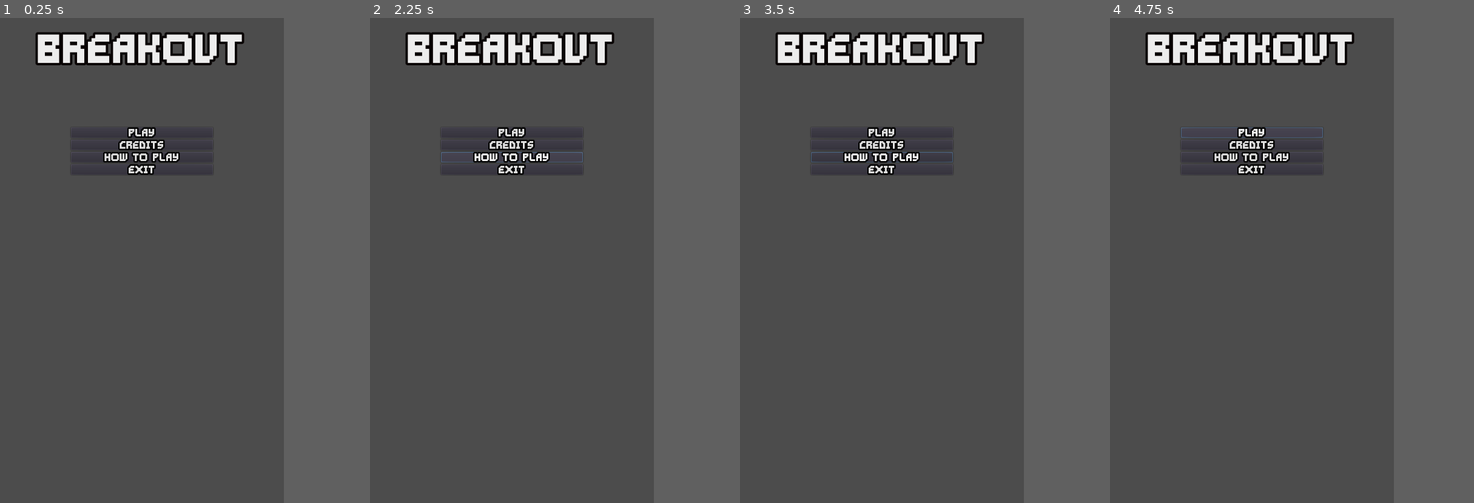
Above: before the commit, frames 1-4 (left to right).
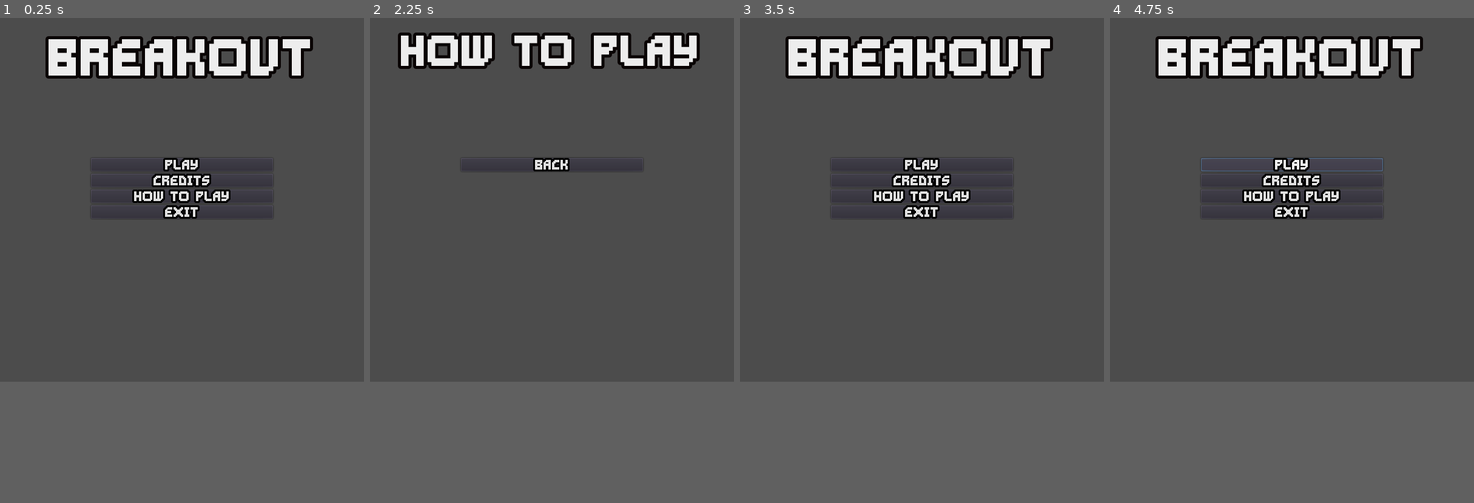
Above: after the commit, the same moments.

Repository: AlphaGuilty/CDT_Breakout
Game: Godot game, scene res://Scene/Main_Menu.tscn
The game is run twice, just before and just after one commit, with the same random seed, the same clock (stepped at 60 frames per second) and the same inputs.
Inputs (mouse positions are in pixels of both pictures, inside the frame that each line leads up to):
- Up to frame 1 (0.25 s): no input
- Up to frame 2 (2.25 s): click "Credits" at 0.5 s; click (519, 245) at 1.25 s, where only the run after the commit has a clickable "Back"; click "How to play" at 2 s
- Up to frame 3 (3.5 s): click (881, 212) at 2.75 s, where only the run after the commit has a clickable "Back"
- Up to frame 4 (4.75 s): click "Play" at 3.5 s; click "Play" at 4.25 s
In our replay, the window is 468x800 before the commit and 600x600 after it. These sizes can differ from the game's own. Grey fills any space a smaller window leaves; there, only what the larger window draws over its background counts as a difference.

The runs differ from the first frame. In frame 1, 7.9% of the frame differs, in the area x 9-86%, y 2-42%; in frame 2, 5.7%; in frame 3, 8.0%; in frame 4, 8.0%.

Commit message:
Menu y Demo

Diff:
--- /dev/null
+++ b/Scene/Credits.tscn
@@ -0,0 +1,54 @@
+[gd_scene load_steps=7 format=2]
+
+[ext_resource path="res://Assets/Fonts/GravityBold8.ttf" type="DynamicFontData" id=1]
+[ext_resource path="res://Scripts/Credits.gd" type="Script" id=2]
+
+[sub_resource type="DynamicFont" id=3]
+size = 50
+outline_size = 5
+outline_color = Color( 0.0392157, 0.0196078, 0.0196078, 1 )
+font_data = ExtResource( 1 )
+
+[sub_resource type="Theme" id=2]
+default_font = SubResource( 3 )
+
+[sub_resource type="DynamicFont" id=4]
+outline_size = 3
+outline_color = Color( 0, 0, 0, 1 )
+font_data = ExtResource( 1 )
+
+[sub_resource type="Theme" id=5]
+default_font = SubResource( 4 )
+
+[node name="Credits" type="Node2D"]
+position = Vector2( 13, 41 )
+script = ExtResource( 2 )
+
+[node name="VBoxContainer2" type="VBoxContainer" parent="."]
+margin_left = -10.0
+margin_top = -40.0
+margin_right = 583.0
+margin_bottom = 64.0
+alignment = 1
+
+[node name="Label" type="Label" parent="VBoxContainer2"]
+modulate = Color( 0.933333, 0.933333, 0.933333, 1 )
+show_behind_parent = true
+margin_top = 27.0
+margin_right = 593.0
+margin_bottom = 77.0
+theme = SubResource( 2 )
+text = "Credits"
+align = 1
+
+[node name="VBoxContainer3" type="VBoxContainer" parent="."]
+margin_left = 150.0
+margin_top = 231.0
+margin_right = 450.0
+margin_bottom = 506.0
+theme = SubResource( 5 )
+
+[node name="Back" type="Button" parent="VBoxContainer3"]
+margin_right = 300.0
+margin_bottom = 22.0
+text = "Back"
--- /dev/null
+++ b/Scene/Demo.tscn
@@ -0,0 +1,23 @@
+[gd_scene load_steps=4 format=2]
+
+[ext_resource path="res://Assets/Textures/Breakout Assets/BreakOut Assets.png" type="Texture" id=1]
+[ext_resource path="res://Scripts/Demo.gd" type="Script" id=2]
+
+[sub_resource type="RectangleShape2D" id=1]
+extents = Vector2( 59.5, 8 )
+
+[node name="Demo" type="Node2D"]
+
+[node name="KinematicBody2D" type="KinematicBody2D" parent="."]
+script = ExtResource( 2 )
+
+[node name="CollisionShape2D" type="CollisionShape2D" parent="KinematicBody2D"]
+position = Vector2( 404.5, 517 )
+shape = SubResource( 1 )
+
+[node name="Sprite" type="Sprite" parent="KinematicBody2D"]
+position = Vector2( 404, 517 )
+scale = Vector2( 2.5, 2.5 )
+texture = ExtResource( 1 )
+region_enabled = true
+region_rect = Rect2( 128, 193, 48, 7 )
--- /dev/null
+++ b/Scene/HowToPlay.tscn
@@ -0,0 +1,53 @@
+[gd_scene load_steps=7 format=2]
+
+[ext_resource path="res://Assets/Fonts/GravityBold8.ttf" type="DynamicFontData" id=1]
+[ext_resource path="res://Scripts/HowToPlay.gd" type="Script" id=2]
+
+[sub_resource type="DynamicFont" id=1]
+size = 50
+outline_size = 5
+outline_color = Color( 0.0392157, 0.0196078, 0.0196078, 1 )
+font_data = ExtResource( 1 )
+
+[sub_resource type="Theme" id=2]
+default_font = SubResource( 1 )
+
+[sub_resource type="DynamicFont" id=3]
+outline_size = 3
+outline_color = Color( 0, 0, 0, 1 )
+font_data = ExtResource( 1 )
+
+[sub_resource type="Theme" id=4]
+default_font = SubResource( 3 )
+
+[node name="HowToPlay" type="Node2D"]
+script = ExtResource( 2 )
+
+[node name="VBoxContainer2" type="VBoxContainer" parent="."]
+margin_left = 2.0
+margin_top = 2.0
+margin_right = 595.0
+margin_bottom = 106.0
+alignment = 1
+
+[node name="Label" type="Label" parent="VBoxContainer2"]
+modulate = Color( 0.933333, 0.933333, 0.933333, 1 )
+show_behind_parent = true
+margin_top = 27.0
+margin_right = 593.0
+margin_bottom = 77.0
+theme = SubResource( 2 )
+text = "How to Play"
+align = 1
+
+[node name="VBoxContainer3" type="VBoxContainer" parent="."]
+margin_left = 150.0
+margin_top = 231.0
+margin_right = 450.0
+margin_bottom = 506.0
+theme = SubResource( 4 )
+
+[node name="Back" type="Button" parent="VBoxContainer3"]
+margin_right = 300.0
+margin_bottom = 22.0
+text = "Back"
--- a/Scene/Main_Menu.tscn
+++ b/Scene/Main_Menu.tscn
@@ -1,25 +1,27 @@
-[gd_scene load_steps=6 format=2]
+[gd_scene load_steps=7 format=2]
 
 [ext_resource path="res://Assets/Fonts/GravityBold8.ttf" type="DynamicFontData" id=1]
+[ext_resource path="res://Scripts/Main_Menu.gd" type="Script" id=2]
 
-[sub_resource type="DynamicFont" id=1]
+[sub_resource type="DynamicFont" id=5]
 size = 60
 outline_size = 5
 outline_color = Color( 0.0392157, 0.0196078, 0.0196078, 1 )
 font_data = ExtResource( 1 )
 
 [sub_resource type="Theme" id=2]
-default_font = SubResource( 1 )
+default_font = SubResource( 5 )
 
-[sub_resource type="DynamicFont" id=3]
+[sub_resource type="DynamicFont" id=6]
 outline_size = 3
 outline_color = Color( 0, 0, 0, 1 )
 font_data = ExtResource( 1 )
 
 [sub_resource type="Theme" id=4]
-default_font = SubResource( 3 )
+default_font = SubResource( 6 )
 
-[node name="Node2D" type="Node2D"]
+[node name="Main_Menu" type="Node2D"]
+script = ExtResource( 2 )
 
 [node name="VBoxContainer2" type="VBoxContainer" parent="."]
 margin_right = 599.0
@@ -54,13 +56,13 @@
 margin_bottom = 48.0
 text = "Credits"
 
-[node name="Exit" type="Button" parent="VBoxContainer"]
+[node name="HtP" type="Button" parent="VBoxContainer"]
 margin_top = 52.0
 margin_right = 300.0
 margin_bottom = 74.0
 text = "How to play"
 
-[node name="Button" type="Button" parent="VBoxContainer"]
+[node name="Exit" type="Button" parent="VBoxContainer"]
 margin_top = 78.0
 margin_right = 300.0
 margin_bottom = 100.0
--- /dev/null
+++ b/Scripts/Credits.gd
@@ -0,0 +1,10 @@
+extends Node2D
+
+onready var back = $VBoxContainer3/Back
+
+func _ready():
+	back.connect('pressed', self, "_htp_on_pressed")
+	pass
+
+func _htp_on_pressed():
+	get_tree().change_scene("res://Scene/Main_Menu.tscn")
--- /dev/null
+++ b/Scripts/Demo.gd
@@ -0,0 +1,26 @@
+extends KinematicBody2D
+
+var velocity = Vector2()
+
+var SPEED = 500
+
+# Declare member variables here. Examples:
+# var a = 2
+# var b = "text"
+
+
+# Called when the node enters the scene tree for the first time.
+func _ready():
+	pass # Replace with function body.
+
+func _physics_process(delta):
+	var move_input = Input.get_axis("P1_move_left","P1_move_right")
+
+	velocity.x = move_input * SPEED
+
+	velocity = move_and_slide(velocity, Vector2.UP)
+
+
+# Called every frame. 'delta' is the elapsed time since the previous frame.
+#func _process(delta):
+#	pass
--- /dev/null
+++ b/Scripts/HowToPlay.gd
@@ -0,0 +1,10 @@
+extends Node2D
+
+onready var back = $VBoxContainer3/Back
+
+func _ready():
+	back.connect('pressed', self, "_htp_on_pressed")
+	pass
+
+func _htp_on_pressed():
+	get_tree().change_scene("res://Scene/Main_Menu.tscn")
--- /dev/null
+++ b/Scripts/Main_Menu.gd
@@ -0,0 +1,21 @@
+extends Node2D
+
+onready var start = $VBoxContainer/Start
+onready var credit = $VBoxContainer/Creditos
+onready var htp = $VBoxContainer/HtP
+onready var exit = $VBoxContainer/Exit
+
+func _ready():
+	htp.connect('pressed', self, "_htp_on_pressed")
+	credit.connect('pressed', self, "_credit_on_pressed")
+	exit.connect('pressed', self, "_exit_on_pressed")
+	pass
+
+func _htp_on_pressed():
+	get_tree().change_scene("res://Scene/HowtoPlay.tscn")
+
+func _credit_on_pressed():
+	get_tree().change_scene("res://Scene/Credits.tscn")
+
+func _exit_on_pressed():
+	get_tree().quit()
--- a/project.godot
+++ b/project.godot
@@ -17,11 +17,24 @@
 [display]
 
 window/size/width=600
-window/size/height=1024
+window/stretch/mode="2d"
 
 [gui]
 
 common/drop_mouse_on_gui_input_disabled=true
+
+[input]
+
+P1_move_right={
+"deadzone": 0.5,
+"events": [ Object(InputEventKey,"resource_local_to_scene":false,"resource_name":"","device":0,"alt":false,"shift":false,"control":false,"meta":false,"command":false,"pressed":false,"scancode":0,"physical_scancode":68,"unicode":0,"echo":false,"script":null)
+ ]
+}
+P1_move_left={
+"deadzone": 0.5,
+"events": [ Object(InputEventKey,"resource_local_to_scene":false,"resource_name":"","device":0,"alt":false,"shift":false,"control":false,"meta":false,"command":false,"pressed":false,"scancode":0,"physical_scancode":65,"unicode":0,"echo":false,"script":null)
+ ]
+}
 
 [physics]
 
Binary file added: Assets/Textures/Breakout Assets/BreakOut Assets x2.png
Not shown, added: Assets/Textures/Breakout Assets/BreakOut Assets x2.png.import
Binary file added: Assets/Textures/Breakout Assets/BreakOut Assets.png
Not shown, added: Assets/Textures/Breakout Assets/BreakOut Assets.png.import
Binary file added: Assets/Textures/Breakout Assets/Demostracion 1.png
Not shown, added: Assets/Textures/Breakout Assets/Demostracion 1.png.import
Binary file added: Assets/Textures/Breakout Assets/Demostracion 2.png
Not shown, added: Assets/Textures/Breakout Assets/Demostracion 2.png.import
Not shown, added: Assets/Textures/Breakout Assets/Readme.txt
